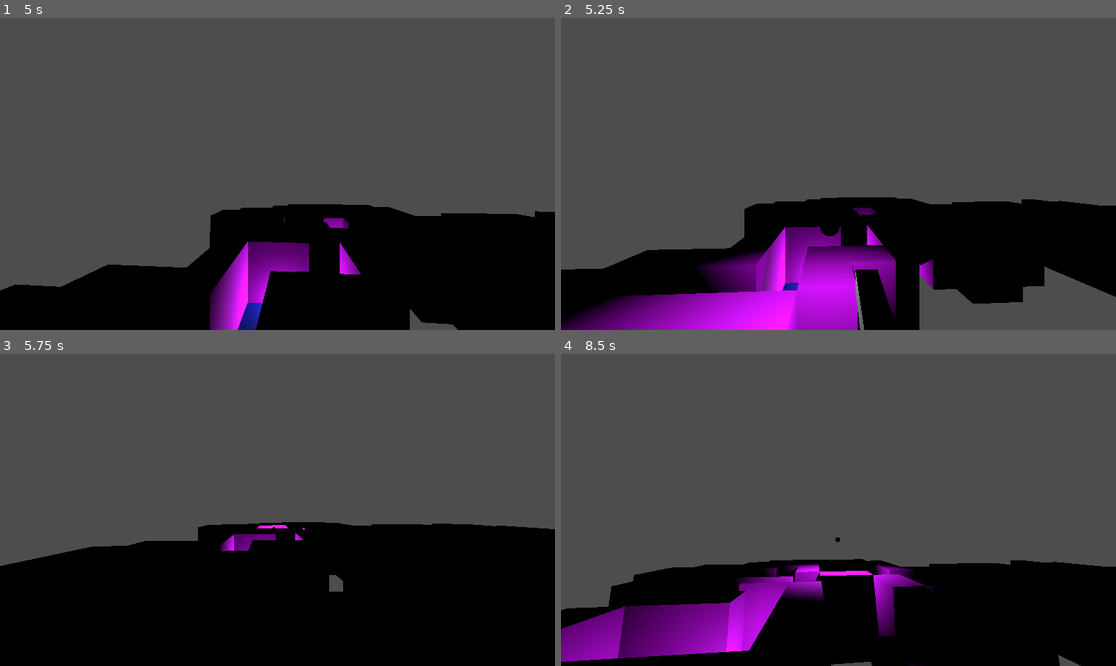
Above: before the commit, frames 1-4 (two rows, left to right).
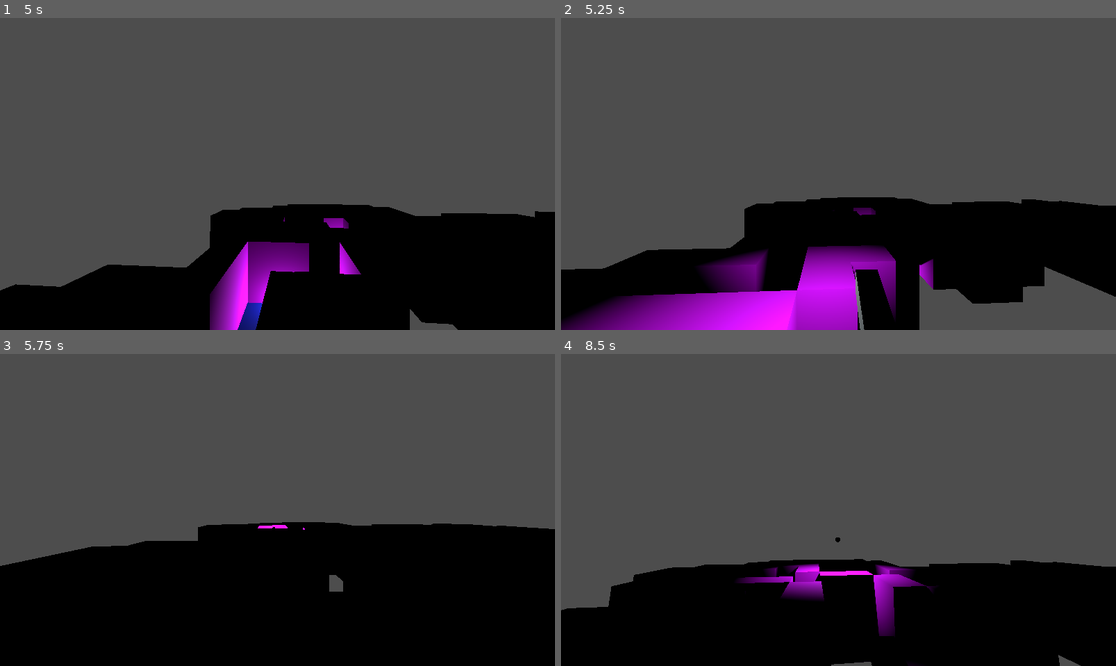
Above: after the commit, the same moments.

Repository: scoutantho/simplictyjam2
Game: Godot game, scene res://Scenes/game.tscn
The game is run twice, just before and just after one commit, with the same random seed, the same clock (stepped at 60 frames per second) and the same inputs.
Inputs (mouse positions are in pixels of both pictures, inside the frame that each line leads up to):
- Up to frame 1 (5 s): move the mouse to (305, 174) at 0.52 s; hold W (move_up) 0.53-2.03 s; click (305, 174) at 0.6 s; tap Space (move_jump) at 0.77, 1.52, 3.02, 3.77, 4.52 s; move the mouse to (249, 174) at 1.27 s; right-click (249, 174) at 1.35 s; move the mouse to (333, 105) at 2.02 s; hold Right (move_right) 2.03-2.78 s; click (333, 105) at 2.1 s; move the mouse to (249, 236) at 2.77 s; hold W (move_up) from 2.78 s (still down); right-click (249, 236) at 2.85 s; move the mouse to (316, 177) at 3.52 s; click (316, 177) at 3.6 s; move the mouse to (233, 170) at 4.27 s; right-click (233, 170) at 4.35 s
- Up to frame 2 (5.25 s): move the mouse to (866, 174) at 5.02 s; release W (move_up) at 5.03 s; hold S (move_down) from 5.03 s (still down); click (866, 174) at 5.1 s
- Up to frame 3 (5.75 s): keep holding S (move_down)
- Up to frame 4 (8.5 s): move the mouse to (755, 432) at 5.77 s; release S (move_down) at 5.78 s; hold Right (move_right) 5.78-6.53 s; right-click (755, 432) at 5.85 s; tap Space (move_jump) at 6.02, 6.77, 7.52 s; move the mouse to (866, 510) at 6.52 s; hold W (move_up) 6.53-8.03 s; click (866, 510) at 6.6 s; move the mouse to (810, 510) at 7.27 s; right-click (810, 510) at 7.35 s; move the mouse to (894, 441) at 8.02 s; hold S (move_down) from 8.03 s (still down); click (894, 441) at 8.1 s

Frame 1 is identical in both runs. In frame 2, 1.8% of the frame differs, in the area x 35-59%, y 66-88%; in frame 3, 0.4%; in frame 4, 6.1%, in the area x 0-42%, y 73-99%.

Commit message:
Add light script and timer functionality to light scene

Diff:
--- a/Scenes/Light.tscn
+++ b/Scenes/Light.tscn
@@ -1,4 +1,6 @@
-[gd_scene load_steps=3 format=3 uid="uid://d3vg3eb8pobf6"]
+[gd_scene load_steps=4 format=3 uid="uid://d3vg3eb8pobf6"]
+
+[ext_resource type="Script" path="res://Scripts/light.gd" id="1_ffxvv"]
 
 [sub_resource type="SphereShape3D" id="SphereShape3D_v6k4o"]
 radius = 0.1
@@ -11,6 +13,7 @@
 collision_layer = 0
 collision_mask = 2
 mass = 0.001
+script = ExtResource("1_ffxvv")
 
 [node name="CollisionShape3D" type="CollisionShape3D" parent="."]
 shape = SubResource("SphereShape3D_v6k4o")
@@ -23,3 +26,9 @@
 light_energy = 3.0
 shadow_enabled = true
 omni_range = 3.92
+
+[node name="Timer" type="Timer" parent="."]
+wait_time = 3.0
+autostart = true
+
+[connection signal="timeout" from="Timer" to="." method="_on_timer_timeout"]
--- /dev/null
+++ b/Scripts/light.gd
@@ -0,0 +1,16 @@
+extends RigidBody3D
+
+
+# Called when the node enters the scene tree for the first time.
+func _ready() -> void:
+	pass # Replace with function body.
+
+
+# Called every frame. 'delta' is the elapsed time since the previous frame.
+func _process(delta: float) -> void:
+	pass
+
+
+func _on_timer_timeout() -> void:
+	queue_free()
+	pass # Replace with function body.
